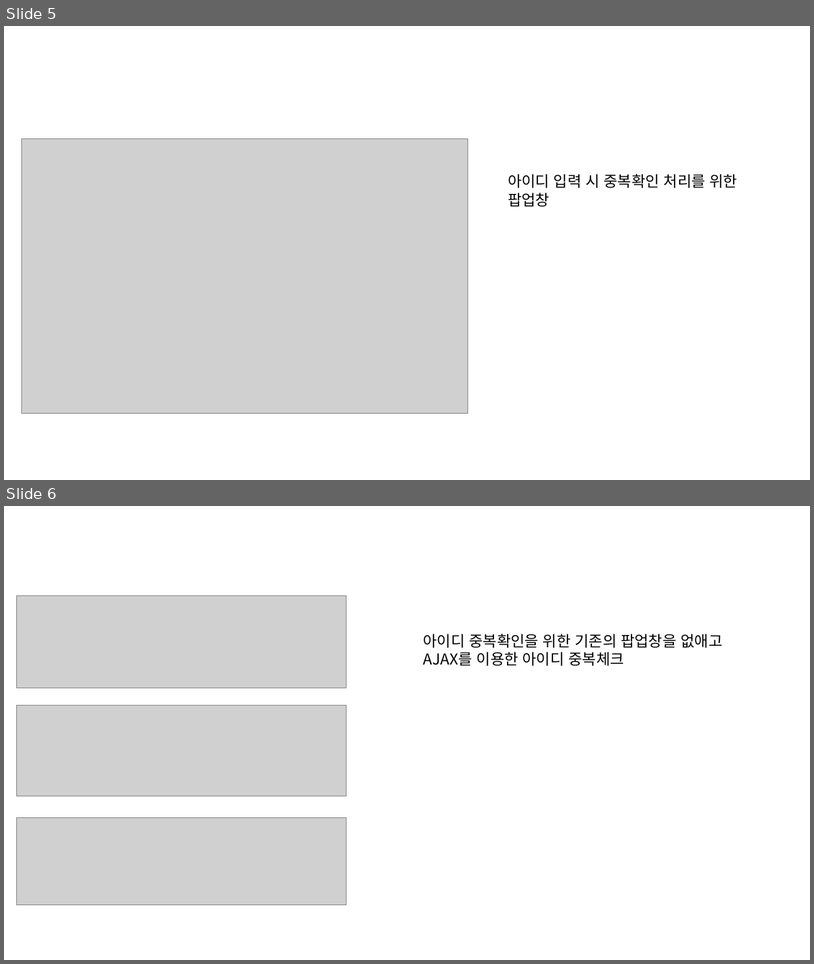
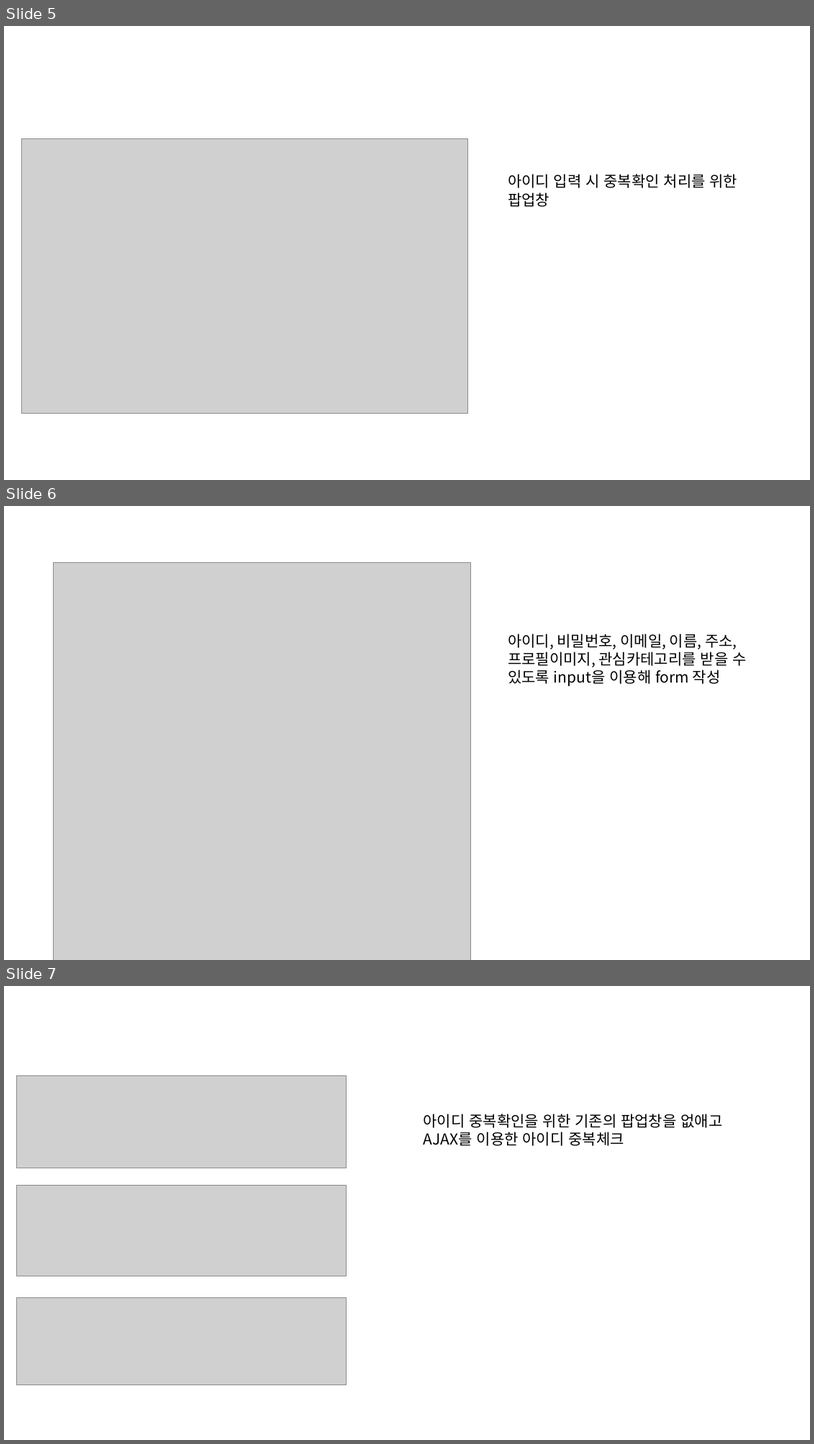
Before and after one commit to ezenteam2/e-Zone, a slide deck: 0 발표용 파워포인트/0417 3차발표/0417 project05 - 파워포인트 - 형준.pptx. Shown one above the other, each under a label of ours: slides 5 and 6 before the commit, slides 5, 6 and 7 after it. The pictures are 814x964 and 814x1444 pixels, drawn with LibreOffice and Linux fonts; fonts in the diff are those of the drawing; grey boxes stand for pictures. Boxes give left, top, right and bottom in pixels: in the first picture for what was removed or moved away, otherwise in the second. Text is boxed around its words. In the diff, an @@ line names an element or a change of style, - is before the commit and + after.

```diff
--- a/0 발표용 파워포인트/0417 3차발표/0417 project05 - 파워포인트 - 형준.pptx
+++ b/0 발표용 파워포인트/0417 3차발표/0417 project05 - 파워포인트 - 형준.pptx
@@ slide 6 added at (x1=4, y1=506, x2=810, y2=960), background #FFFFFF @@
@@ picture added at (x1=54, y1=562, x2=471, y2=960) @@
@@ text added at (x1=508, y1=633, x2=746, y2=686), 18 pt, text #000000 @@
+아이디, 비밀번호, 이메일, 이름, 주소, 프로필이미지, 관심카테고리를 받을 수 있도록 input을 이용해 form 작성
@@ what was slide 6 is now slide 7 @@
```
Also in this commit, not shown: 9 other slides added, 2 other files.
